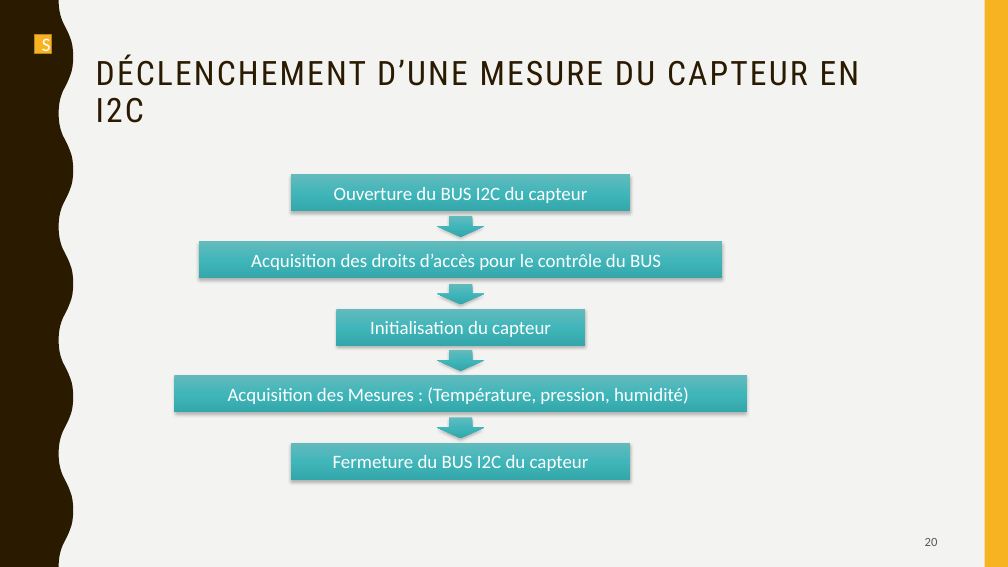
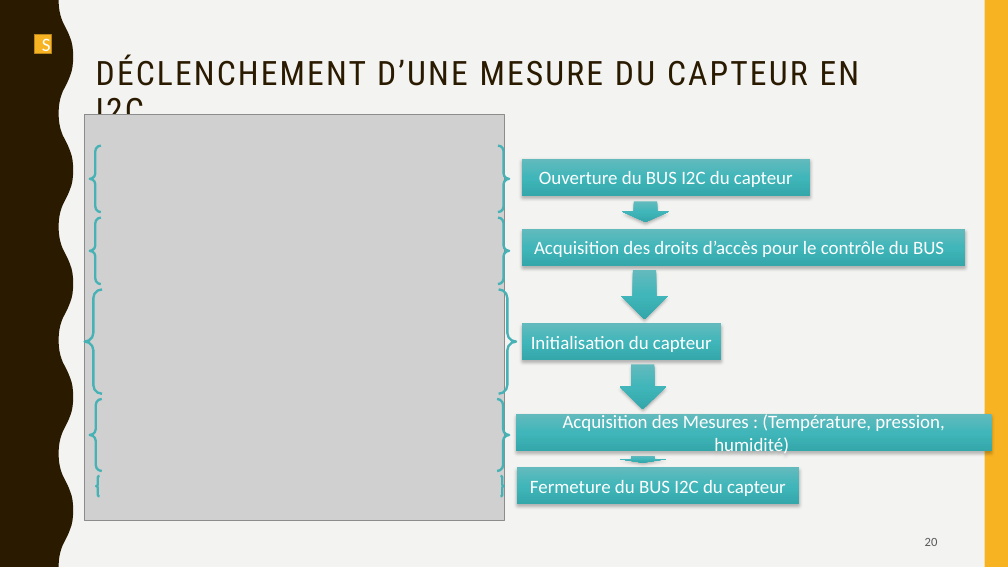
Before and after one commit to aiekick/ProjectStationMeteo, a slide deck: slide 20 of doc/StationMeteo_Soutenance_Stephane.pptx. Drawn at 1008x567 pixels with LibreOffice and Linux fonts; fonts in the diff are those of the drawing; grey boxes stand for pictures. Boxes give left, top, right and bottom in pixels: in the first picture for what was removed or moved away, otherwise in the second. Text is boxed around its words. In the diff, an @@ line names an element or a change of style, - is before the commit and + after.

```diff
--- a/doc/StationMeteo_Soutenance_Stephane.pptx
+++ b/doc/StationMeteo_Soutenance_Stephane.pptx
@@ picture added at [85, 114, 504, 521] @@
@@ brace pair added at [90, 146, 510, 212], outline #46B2B5 2.25 pt @@
@@ rectangle "Ouverture du BUS I2C du ...": place and size @@
-rectangle "Ouverture du BUS I2C du ..." at [291, 175, 631, 212]
+rectangle "Ouverture du BUS I2C du ..." at [522, 159, 811, 196]
@@ down arrow: place and size @@
-down arrow at [438, 216, 484, 237]
+down arrow at [622, 201, 668, 222]
@@ brace pair added at [90, 218, 510, 284], outline #46B2B5 2.25 pt @@
@@ rectangle "Acquisition des droits d’accès pour ...": place and size @@
-rectangle "Acquisition des droits d’accès pour ..." at [199, 241, 722, 278]
+rectangle "Acquisition des droits d’accès pour ..." at [522, 229, 966, 266]
@@ brace pair added at [85, 290, 516, 394], outline #46B2B5 2.25 pt @@
@@ down arrow: place and size @@
-down arrow at [438, 284, 484, 304]
+down arrow at [622, 270, 668, 319]
@@ rectangle "Initialisation du capteur": place and size @@
-rectangle "Initialisation du capteur" at [337, 309, 585, 346]
+rectangle "Initialisation du capteur" at [522, 324, 721, 361]
@@ down arrow: place and size @@
-down arrow at [438, 350, 484, 371]
+down arrow at [620, 364, 666, 409]
@@ brace pair added at [90, 399, 510, 471], outline #46B2B5 2.25 pt @@
@@ rectangle "Acquisition des Mesures : (Température, ...": place and size @@
-rectangle "Acquisition des Mesures : (Température, ..." at [175, 375, 747, 412]
+rectangle "Acquisition des Mesures : (Température, ..." at [516, 414, 992, 451]
@@ brace pair added at [96, 476, 504, 496], outline #46B2B5 2.25 pt @@
@@ rectangle "Fermeture du BUS I2C du ...": place and size @@
-rectangle "Fermeture du BUS I2C du ..." at [291, 443, 631, 480]
+rectangle "Fermeture du BUS I2C du ..." at [517, 467, 800, 504]
@@ down arrow: place and size @@
-down arrow at [438, 417, 484, 438]
+down arrow at [620, 456, 666, 463]
```
Also in this commit, not shown: 16 other slides changed, 2 slides added, 3 slides removed.
